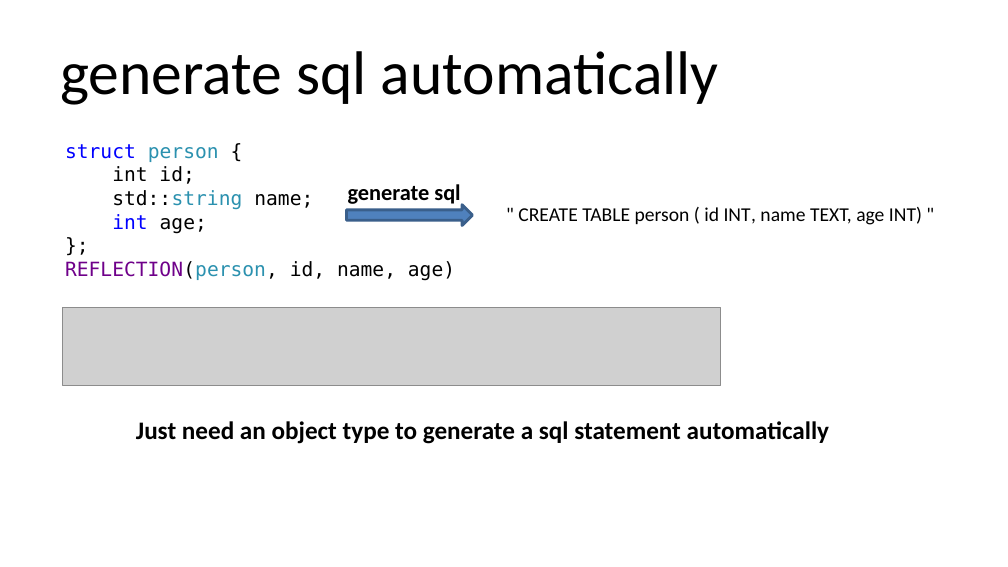
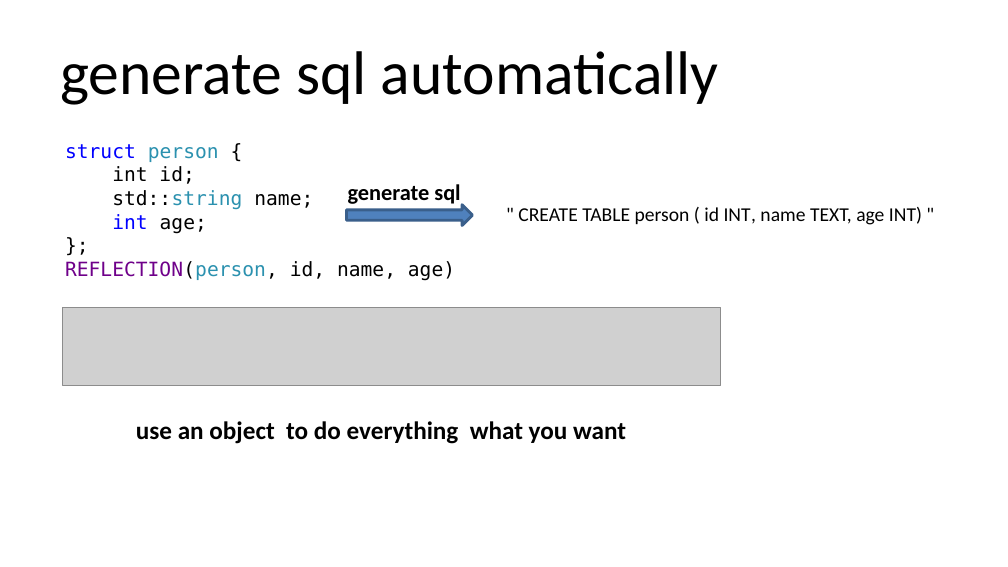
Before and after one commit to qicosmos/cppcon2018, a slide deck: slide 50 of cppcon2018.pptx (slide 49 before the commit). Drawn at 1008x567 pixels with LibreOffice and Linux fonts; fonts in the diff are those of the drawing; grey boxes stand for pictures. Boxes give left, top, right and bottom in pixels: in the first picture for what was removed or moved away, otherwise in the second. Text is boxed around its words. In the diff, an @@ line names an element or a change of style, - is before the commit and + after.

Commit message:
update

```diff
--- a/cppcon2018.pptx
+++ b/cppcon2018.pptx
@@ text at [136,421,626,444]: text changed @@
-Just need an object type to generate a sql statement automatically
+use an object to do everything what you want
```
Also in this commit, not shown: 1 other slide changed, 3 slides added, 2 slides removed.
